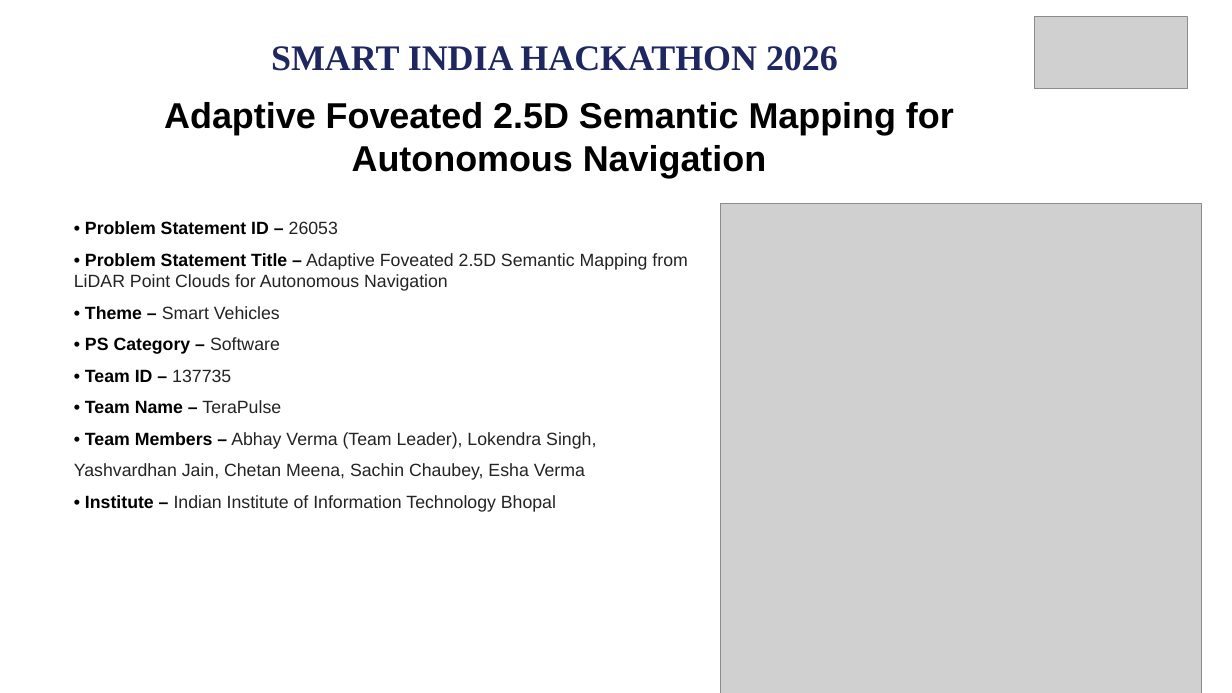
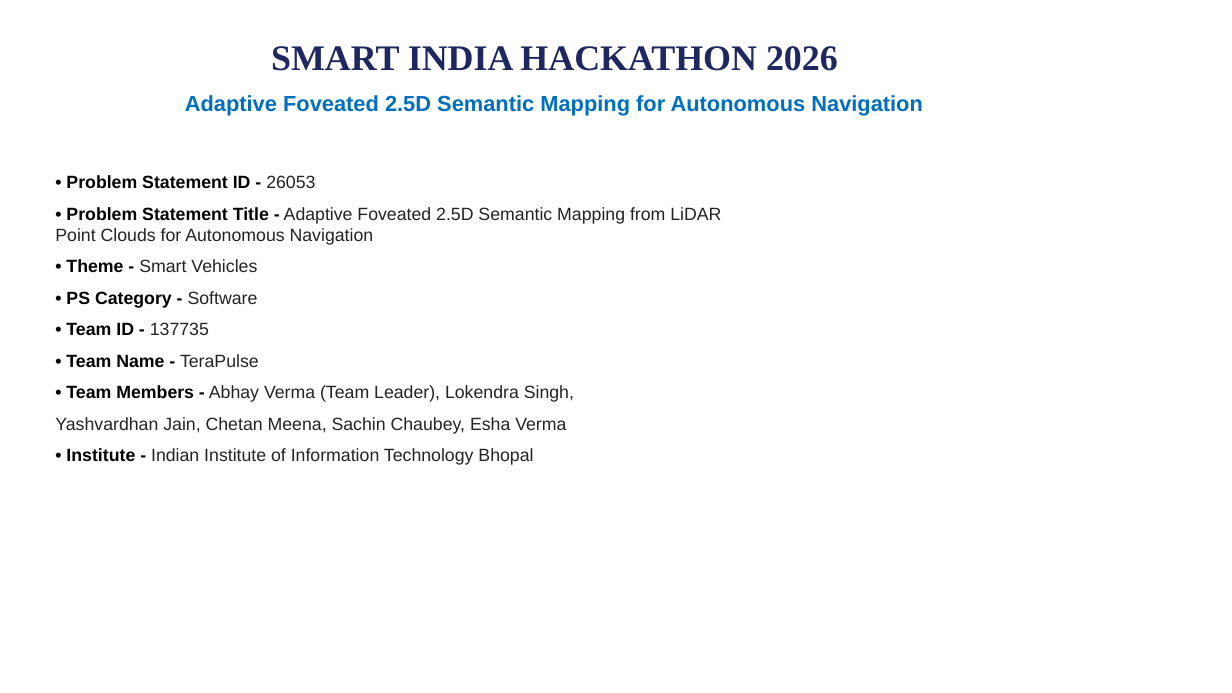
Before and after one commit to AbhayVerma628/SIH26053_Lidar, a slide deck: slide 1 of docs/SIH26053_TeraPulse_Official_Presentation.pptx. Drawn at 1232x693 pixels with LibreOffice and Linux fonts; fonts in the diff are those of the drawing; grey boxes stand for pictures. Boxes give left, top, right and bottom in pixels: in the first picture for what was removed or moved away, otherwise in the second. Text is boxed around its words. In the diff, an @@ line names an element or a change of style, - is before the commit and + after.

```diff
--- a/docs/SIH26053_TeraPulse_Official_Presentation.pptx
+++ b/docs/SIH26053_TeraPulse_Official_Presentation.pptx
@@ picture removed at [1035,17,1188,89] @@
@@ text "Adaptive Foveated 2.5D Semantic Mapping ...": place and size @@
-text "Adaptive Foveated 2.5D Semantic Mapping ..." at [164,102,954,178]
+text "Adaptive Foveated 2.5D Semantic Mapping ..." at [185,95,923,116]
@@ text "Adaptive Foveated 2.5D Semantic Mapping ..." at [185,95,923,116]: size 28 to 17 pt, text colour #000000 to #006FC0 @@
@@ text at [55,175,721,465]: text changed @@
-• Problem Statement ID – 26053
-• Problem Statement Title – Adaptive Foveated 2.5D Semantic Mapping from LiDAR Point Clouds for Autonomous Navigation
-• Theme – Smart Vehicles
-• PS Category – Software
-• Team ID – 137735
-• Team Name – TeraPulse
-• Team Members – Abhay Verma (Team Leader), Lokendra Singh,
-Yashvardhan Jain, Chetan Meena, Sachin Chaubey, Esha Verma
-• Institute – Indian Institute of Information Technology Bhopal
+• Problem Statement ID - 26053
+• Problem Statement Title - Adaptive Foveated 2.5D Semantic Mapping from LiDAR Point Clouds for Autonomous Navigation
+• Theme - Smart Vehicles
+• PS Category - Software
+• Team ID - 137735
+• Team Name - TeraPulse
+• Team Members - Abhay Verma (Team Leader), Lokendra Singh,
+Yashvardhan Jain, Chetan Meena, Sachin Chaubey, Esha Verma
+• Institute - Indian Institute of Information Technology Bhopal
@@ picture removed at [721,203,1202,693] @@
```
Also in this commit, not shown: 5 other slides changed, 4 other files.
